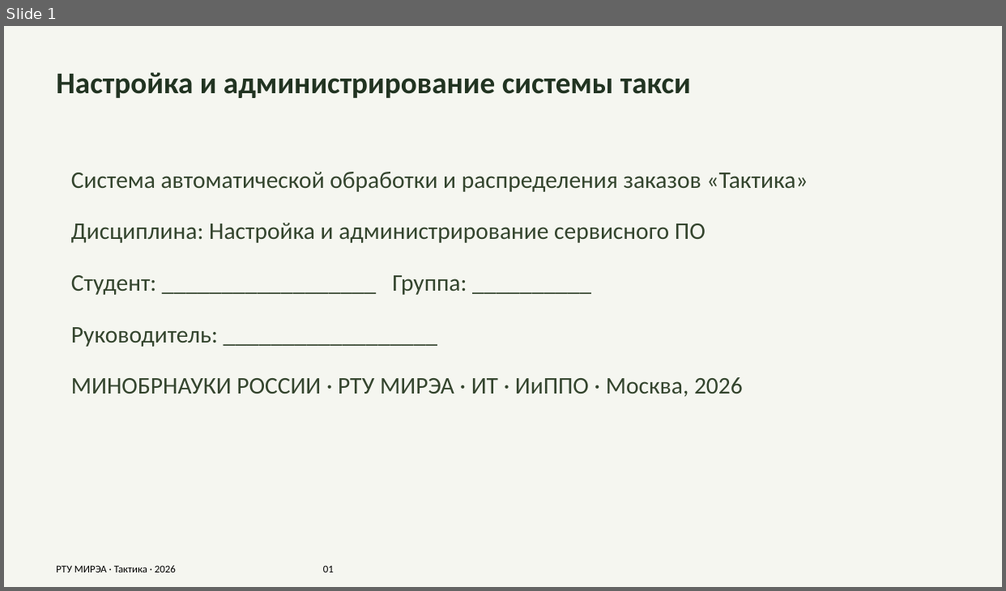
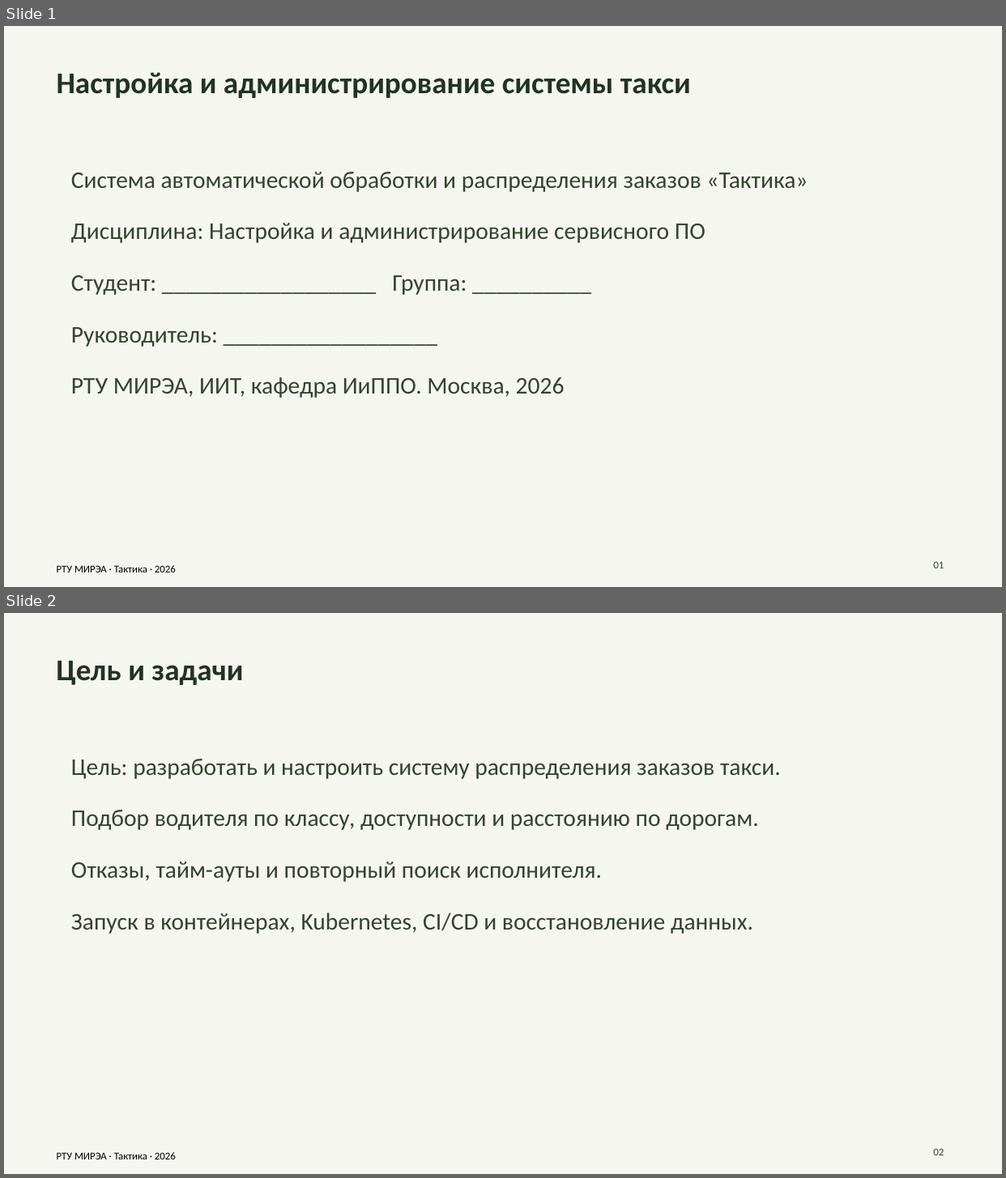
Before and after one commit to Alexey-UI/taxi-dispatch-coursework, a slide deck: report/output/Презентация_Тактика.pptx. Shown one above the other, each under a label of ours: slide 1 before the commit, slides 1 and 2 after it. The pictures are 1006x591 and 1006x1178 pixels, drawn with LibreOffice and Linux fonts; fonts in the diff are those of the drawing. Boxes give left, top, right and bottom in pixels: in the first picture for what was removed or moved away, otherwise in the second. Text is boxed around its words. In the diff, an @@ line names an element or a change of style, - is before the commit and + after.

```diff
--- a/report/output/Презентация_Тактика.pptx
+++ b/report/output/Презентация_Тактика.pptx
@@ slide 2 added at [4, 613, 1002, 1174], background #F5F6F0 @@
@@ text added at [56, 661, 243, 685], 29 pt, text #213321, bold @@
+Цель и задачи
@@ text added at [71, 759, 781, 934], 23 pt, text #33442D @@
+Цель: разработать и настроить систему распределения заказов такси.
+Подбор водителя по классу, доступности и расстоянию по дорогам.
+Отказы, тайм-ауты и повторный поиск исполнителя.
+Запуск в контейнерах, Kubernetes, CI/CD и восстановление данных.
@@ text added at [57, 1152, 176, 1160], 10 pt, text #000000 @@
+РТУ МИРЭА · Тактика · 2026
@@ text added at [933, 1148, 944, 1156], 10 pt, text #33442D @@
+02
@@ slide 1 changed as well @@
@@ text at [71, 378, 565, 398]: text changed @@
-МИНОБРНАУКИ РОССИИ · РТУ МИРЭА · ИТ · ИиППО · Москва, 2026
+РТУ МИРЭА, ИИТ, кафедра ИиППО. Москва, 2026
@@ text at [57, 565, 176, 573]: text changed @@
-РТУ МИРЭА · Тактика · 2026 01
+РТУ МИРЭА · Тактика · 2026
@@ text added at [933, 561, 944, 569], 10 pt, text #33442D @@
+01
```
Also in this commit, not shown: 1 other slide changed, 6 other slides added, 7 slides removed, 5 other files.
